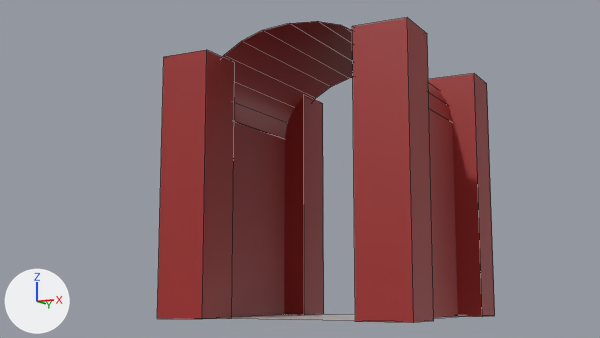
An edit to the Blender file Modular_Dungeon.blend, drawn before and after from the same camera.
Both versions are drawn from the file's camera 'Camera'. Arrows for +X, +Y and +Z are at lower left; the lights stay in place. Mesh edges are drawn as thin lines.

Objects in the first picture: 'Floor', 'Pillar', 'Roof_Curved4', 'Wall'.
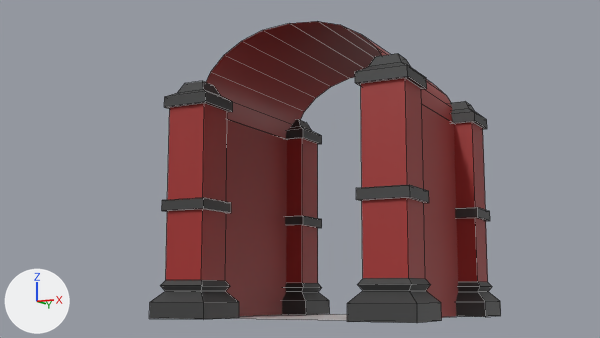
Commit message: 9 Making The Pillar

Location of each change, (x1, y1, x2, y2) in pixels of the pictures (600 x 338 px):
'Pillar', reshaped, rescaled (12% shorter): before (157, 18, 495, 323); after (149, 54, 501, 323)

Diff of the bpy script that builds the scene:
```diff
--- a/Modular_Dungeon.blend.py
+++ b/Modular_Dungeon.blend.py
@@ mat_concrete @@
+mat_concrete = principled_material('Concrete')
+mat_concrete.base_color = (0.0429, 0.0429, 0.0429)  # black #3a3a3a
@@ me_plane @@
 # used by ob_pillar; location = (0.0, 0.0, 0.0); scale = (0.5, 0.5, 0.5)
-me_plane.from_pydata(...)  # 8 vertices, 6 faces; spans x -5.0..-3.0, y 3.0..5.0, z 0.0..10.0
+me_plane.from_pydata(...)  # 56 vertices, 53 faces; spans x -2.6..-1.4, y 1.4..2.6, z 0.0..4.5
+# me_plane part 1: the whole mesh is rebuilt
 me_plane.materials.append(mat_wall)
+me_plane.materials.append(mat_concrete)  # black #3a3a3a
@@ ob_pillar @@
 ob_pillar.location = (0.0, 0.0, 0.0)
-ob_pillar.scale = (0.5, 0.5, 0.5)
 _m = ob_pillar.modifiers.new('Mirror', 'MIRROR')
```
